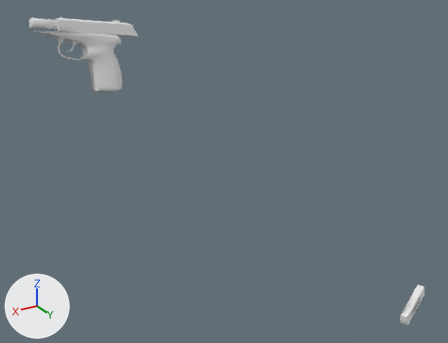
A saved change to the OBJ model Vertex_Animation_Compiler/Assets/Makarov_Pistol_Reload151.obj.
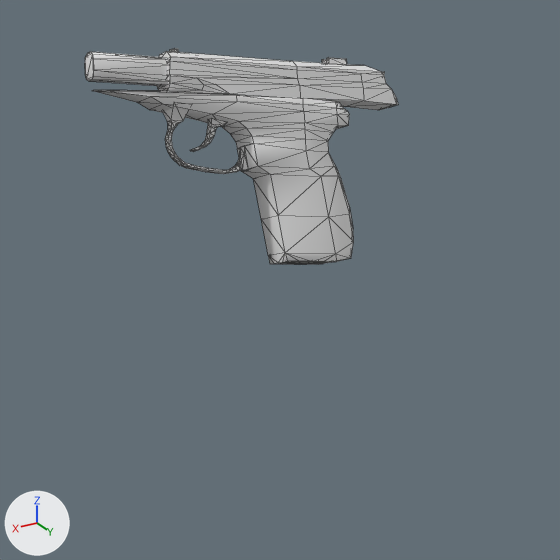
The first picture shows the older version from a camera (50 mm lens) standing at (0.706, 0.891, 0.138) and looking at (0.189, 0.029, -0.293). The close-ups show both versions on the part from 0% to 43% of the width and 0% to 57% of the height of that picture; other places that the commit changed are outside them. Arrows for +X, +Y and +Z are at lower left; the lights stay in place. The close-ups show mesh edges as thin lines. Where no turn or scale is listed for an object, it has been applied to the vertices.

The scene before the commit, as lines of its bpy script (objects in view):
```python
me_rest_of_the_gun_sphere = bpy.data.meshes.new('Rest_of_the_gun_Sphere')
me_rest_of_the_gun_sphere.from_pydata(...)  # 272 vertices, 525 faces; spans x 0.3108..0.457, y -0.1345..-0.0811, z -0.1591..-0.0255
me_top_slider_sphere_001 = bpy.data.meshes.new('Top_Slider_Sphere.001')
me_top_slider_sphere_001.from_pydata(...)  # 131 vertices, 237 faces; spans x 0.278..0.4167, y -0.1415..-0.1084, z -0.0779..-0.0286
ob_rest_of_the_gun_sphere = bpy.data.objects.new('Rest_of_the_gun_Sphere', me_rest_of_the_gun_sphere)
ob_rest_of_the_gun_sphere.location = (0.0, 0.0, 0.0)
ob_top_slider_sphere_001 = bpy.data.objects.new('Top_Slider_Sphere.001', me_top_slider_sphere_001)
ob_top_slider_sphere_001.location = (0.0, 0.0, 0.0)
```
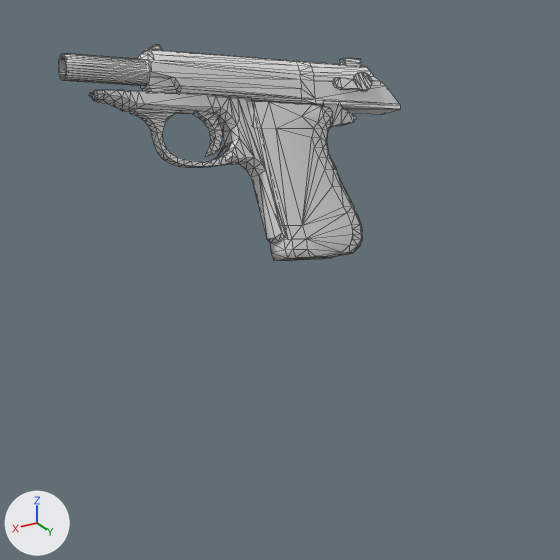
Changed parts and their boxes (x1, y1, x2, y2) in the close-ups (560 x 560 px):
'Rest_of_the_gun_Sphere', reshaped (13% wider): before (85, 52, 354, 264); after (59, 53, 362, 260)
'Top_Slider_Sphere.001', reshaped (9% wider, 15% taller): before (157, 49, 398, 110); after (138, 45, 400, 115)
'Rest_of_the_gun_Sphere.001', added: after (89, 90, 357, 243)
part 1 of me_rest_of_the_gun_sphere, rebuilt: before (92, 90, 354, 264); after (247, 101, 362, 260)
part 2 of me_rest_of_the_gun_sphere, rebuilt: before (85, 52, 168, 86); after (59, 53, 148, 86)
part 3 of me_rest_of_the_gun_sphere, added: after (130, 109, 229, 168)
part 4 of me_rest_of_the_gun_sphere, added: after (193, 112, 222, 157)
part 5 of me_rest_of_the_gun_sphere, deleted: before (190, 118, 227, 152)
part 7 of me_top_slider_sphere_001, rebuilt (9% wider, 12% taller): before (157, 51, 398, 110); after (138, 49, 400, 115)
part 8 of me_top_slider_sphere_001, added: after (334, 72, 372, 91)
part 9 of me_top_slider_sphere_001, added: after (339, 58, 362, 67)
part 10 of me_top_slider_sphere_001, added: after (149, 45, 163, 50)
part 11 of me_top_slider_sphere_001, deleted: before (322, 57, 347, 64)

The change, as a list of edits to the scene's bpy script:
```text
Change me_rest_of_the_gun_sphere:
    used by ob_rest_of_the_gun_sphere; location = (0.0, 0.0, 0.0)
    remove me_rest_of_the_gun_sphere.from_pydata(...)  # 272 vertices, 525 faces; spans x 0.3108..0.457, y -0.1345..-0.0811, z -0.1591..-0.0255
    add me_rest_of_the_gun_sphere.from_pydata(...)  # 446 vertices, 876 faces; spans x 0.312..0.471, y -0.1344..-0.0833, z -0.1554..-0.0254
    me_rest_of_the_gun_sphere part 1: the loose piece of 212 vertices spanning x 0.3108..0.4563, y -0.1345..-0.0811, z -0.1591..-0.0452 is rebuilt with 198 vertices and now spans x 0.312..0.3734, y -0.1344..-0.0833, z -0.1554..-0.0588
    me_rest_of_the_gun_sphere part 2: the loose piece of 24 vertices spanning x 0.4077..0.457, y -0.1301..-0.1119, z -0.049..-0.0255 is rebuilt with 128 vertices and now spans x 0.4082..0.471, y -0.1299..-0.1131, z -0.0496..-0.0254
    me_rest_of_the_gun_sphere part 3: a new loose piece of 76 vertices spanning x 0.3849..0.4364, y -0.121..-0.1037, z -0.0946..-0.0567
    me_rest_of_the_gun_sphere part 4: a new loose piece of 44 vertices spanning x 0.3863..0.401, y -0.1238..-0.1067, z -0.0887..-0.0569
    me_rest_of_the_gun_sphere part 5: 36 vertices removed from x 0.3831..0.4067, y -0.1185..-0.1069, z -0.0846..-0.0669
    me_rest_of_the_gun_sphere part 6: the surface is now shaded flat
Change me_top_slider_sphere_001:
    used by ob_top_slider_sphere_001; location = (0.0, 0.0, 0.0)
    remove me_top_slider_sphere_001.from_pydata(...)  # 131 vertices, 237 faces; spans x 0.278..0.4167, y -0.1415..-0.1084, z -0.0779..-0.0286
    add me_top_slider_sphere_001.from_pydata(...)  # 222 vertices, 428 faces; spans x 0.2765..0.4273, y -0.1405..-0.1091, z -0.0809..-0.026
    me_top_slider_sphere_001 part 7: the loose piece of 76 vertices spanning x 0.278..0.4167, y -0.1415..-0.1084, z -0.0779..-0.0289 is rebuilt with 142 vertices and now spans x 0.2765..0.4273, y -0.1405..-0.1091, z -0.0809..-0.0274
    me_top_slider_sphere_001 part 8: a new loose piece of 36 vertices spanning x 0.2926..0.3171, y -0.1198..-0.1119, z -0.0612..-0.0501
    me_top_slider_sphere_001 part 9: a new loose piece of 24 vertices spanning x 0.2937..0.305, y -0.1364..-0.1254, z -0.0523..-0.043
    me_top_slider_sphere_001 part 10: a new loose piece of 20 vertices spanning x 0.4124..0.4207, y -0.128..-0.1251, z -0.0302..-0.026
    me_top_slider_sphere_001 part 11: 29 vertices removed from x 0.3034..0.3161, y -0.1353..-0.1248, z -0.0496..-0.0416
Add me_rest_of_the_gun_sphere_001:
    me_rest_of_the_gun_sphere_001.from_pydata(...)  # 166 vertices, 324 faces; spans x 0.305..0.457, y -0.135..-0.089, z -0.142..-0.045
Add ob_rest_of_the_gun_sphere_001:
    ob_rest_of_the_gun_sphere_001 = bpy.data.objects.new('Rest_of_the_gun_Sphere.001', me_rest_of_the_gun_sphere_001)
    ob_rest_of_the_gun_sphere_001.location = (0.0, 0.0, 0.0)
```
